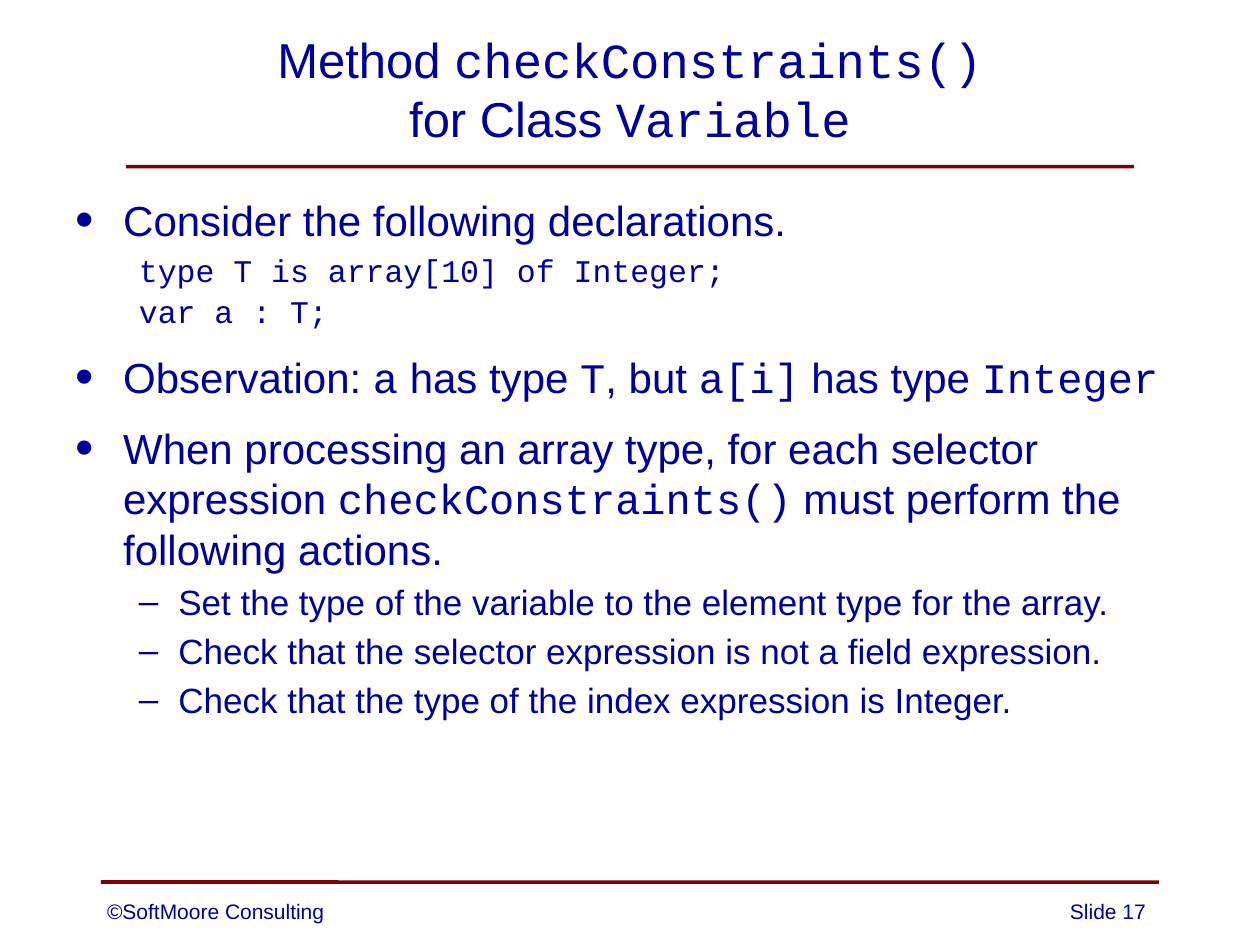
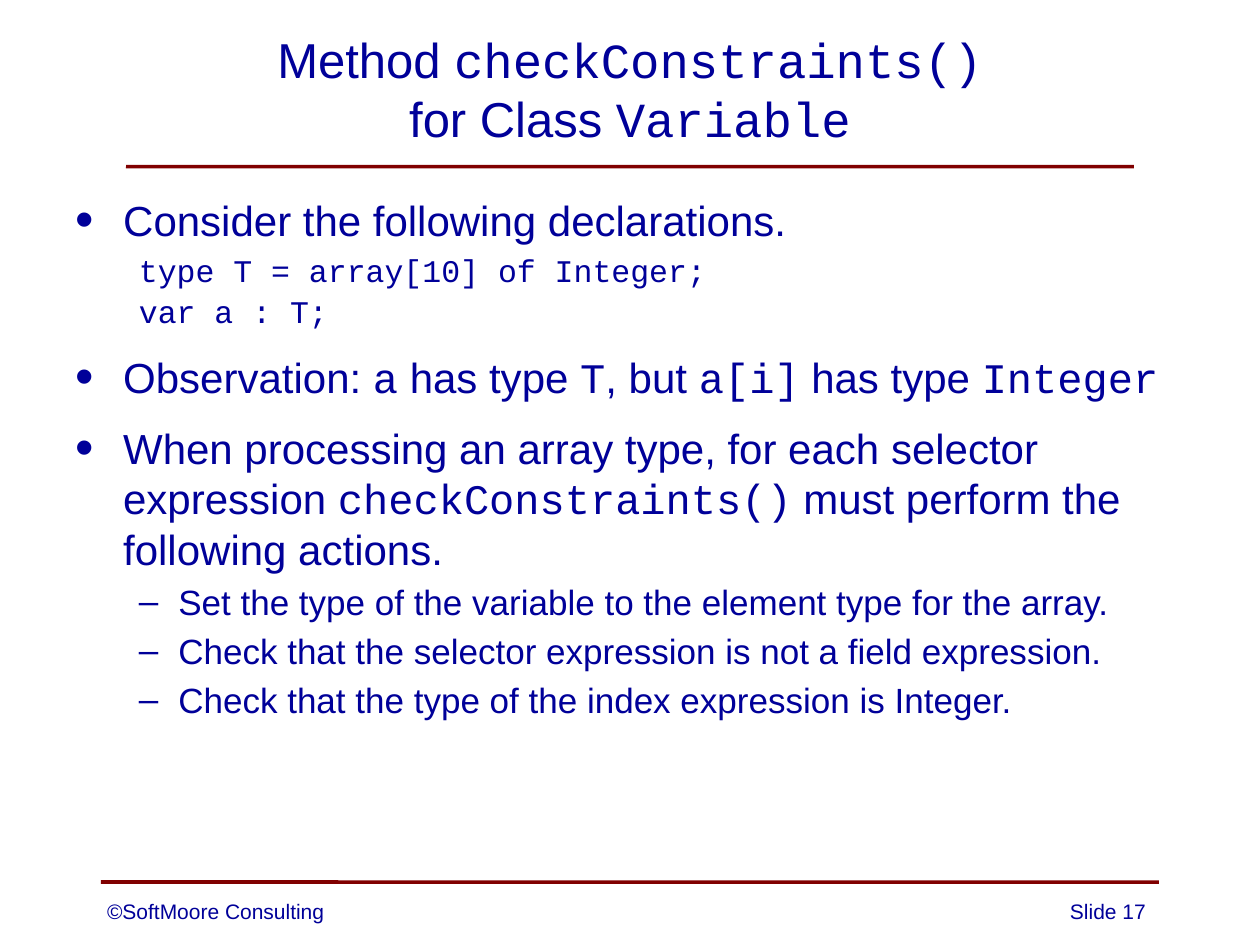
Before and after one commit to SoftMoore/CPRL-Java-3rd, a slide deck: slide 17 of PowerPoints/14 - Arrays.pptx. Drawn at 1260x945 pixels with LibreOffice and Linux fonts; fonts in the diff are those of the drawing. Boxes give left, top, right and bottom in pixels: in the first picture for what was removed or moved away, otherwise in the second. Text is boxed around its words. In the diff, an @@ line names an element or a change of style, - is before the commit and + after.

```diff
--- a/PowerPoints/14 - Arrays.pptx
+++ b/PowerPoints/14 - Arrays.pptx
@@ text at [139,259,706,289]: text changed @@
-  type T is array[10] of Integer;
+  type T = array[10] of Integer;
```
Also in this commit, not shown: 1 other file.
